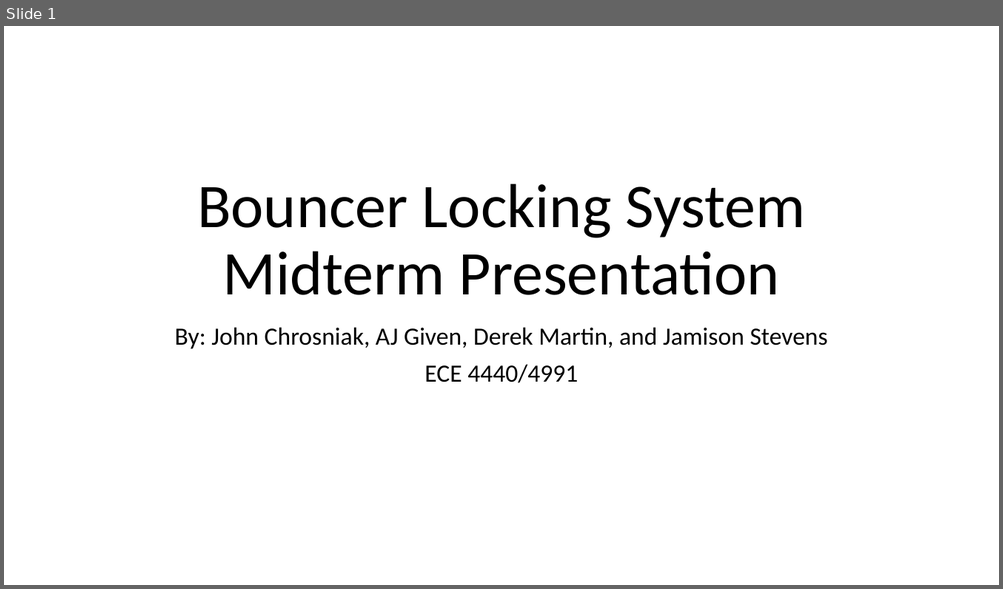
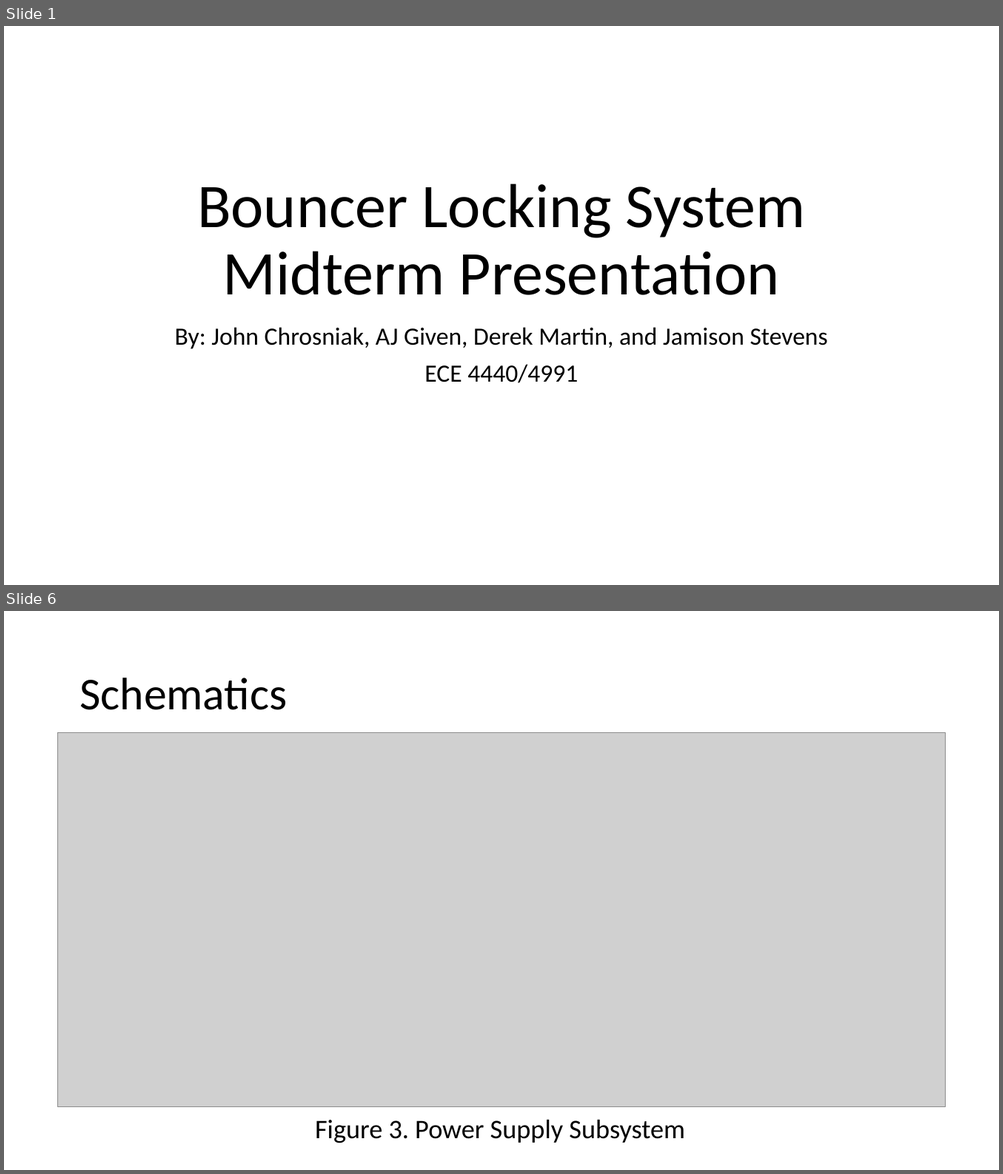
Before and after one commit to You-Underestimate-Our-Powell/Presentations, a slide deck: Bouncer Locking System Midterm Presentation.pptx. Shown one above the other, each under a label of ours: slide 1 before the commit, slides 1 and 6 after it; the slides between them are not shown. The pictures are 1003x589 and 1003x1174 pixels, drawn with LibreOffice and Linux fonts; fonts in the diff are those of the drawing; grey boxes stand for pictures. Boxes give left, top, right and bottom in pixels: in the first picture for what was removed or moved away, otherwise in the second. Text is boxed around its words. In the diff, an @@ line names an element or a change of style, - is before the commit and + after.

```diff
--- a/Bouncer Locking System Midterm Presentation.pptx
+++ b/Bouncer Locking System Midterm Presentation.pptx
@@ slide 6 added at [4,611,999,1170], background #FFFFFF @@
@@ title added at [79,678,287,710], 44 pt, text #000000 @@
+Schematics
@@ picture added at [58,732,945,1108] @@
@@ text added at [315,1119,685,1144], 25.9 pt, text #000000 @@
+Figure 3. Power Supply Subsystem
```
Also in this commit, not shown: 13 other slides added.
